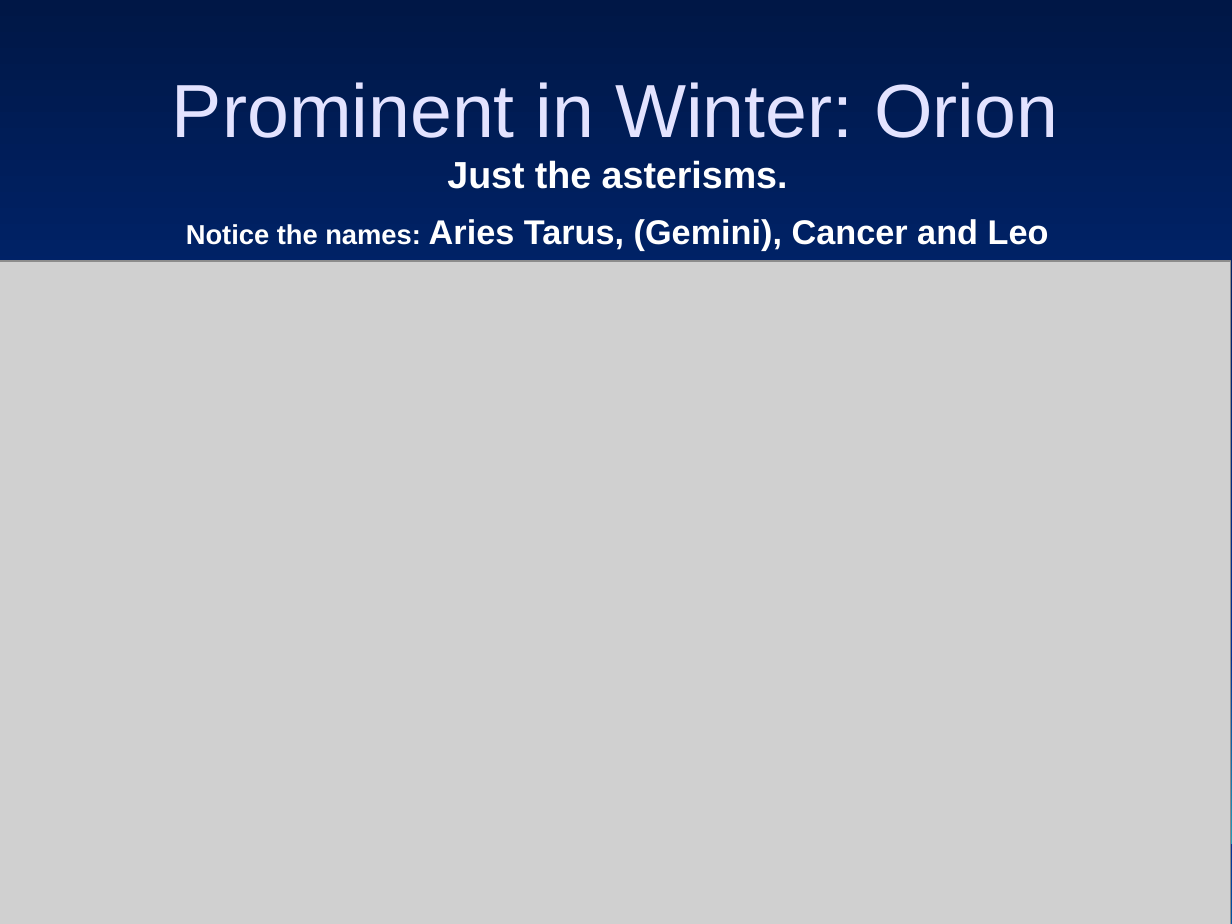
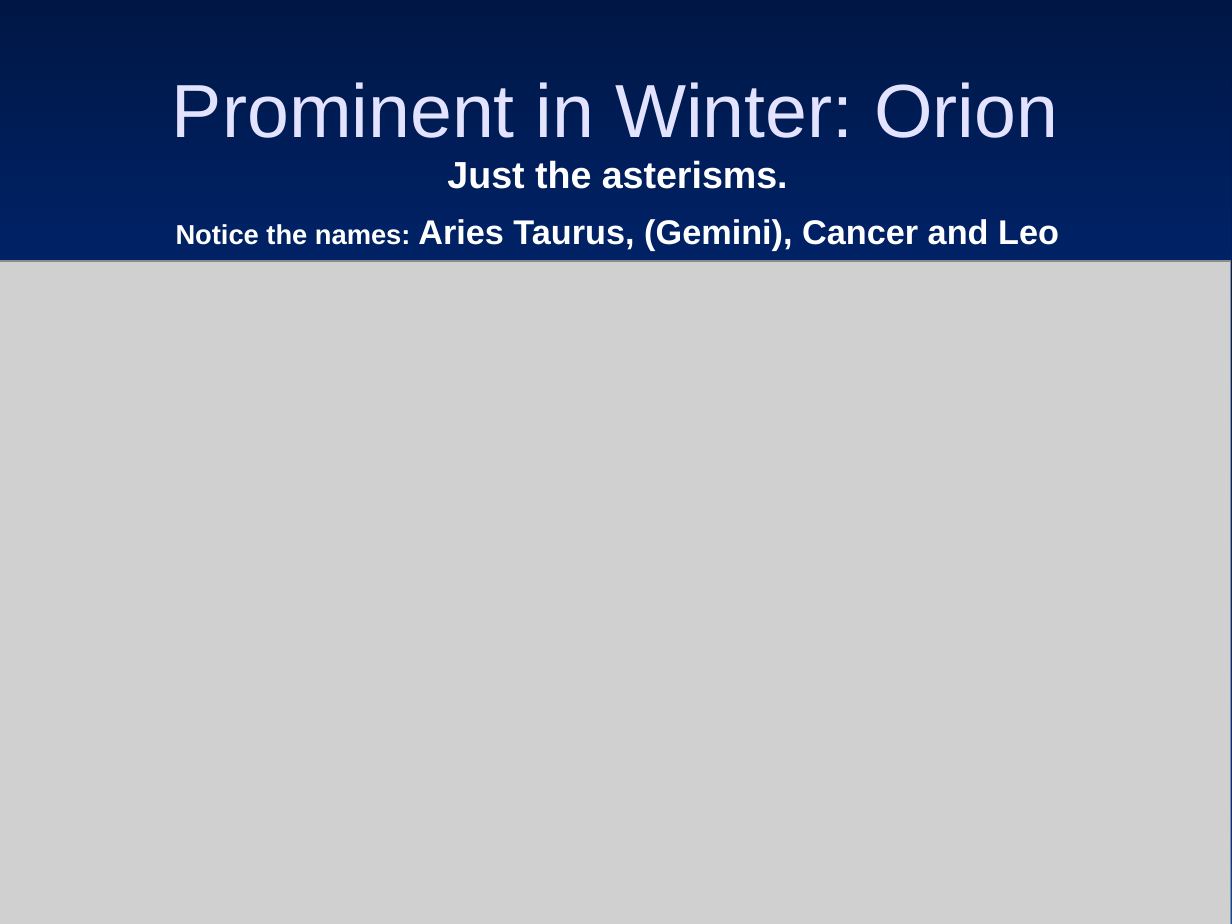
Before and after one commit to ForrestErickson/Asterisms_and_Constelations, a slide deck: slide 16 of Asterisms_and_Constelations.ppt (slide 14 before the commit). Drawn at 1232x924 pixels with LibreOffice and Linux fonts; fonts in the diff are those of the drawing; grey boxes stand for pictures. Boxes give left, top, right and bottom in pixels: in the first picture for what was removed or moved away, otherwise in the second. Text is boxed around its words. In the diff, an @@ line names an element or a change of style, - is before the commit and + after.

```diff
--- a/Asterisms_and_Constelations.ppt
+++ b/Asterisms_and_Constelations.ppt
@@ freeform shape at <box>0,0,1231,657</box>: outline redrawn @@
@@ text at <box>176,219,1059,250</box>: text changed @@
-Notice the names: Aries Tarus, (Gemini), Cancer and Leo
+Notice the names: Aries Taurus, (Gemini), Cancer and Leo
@@ freeform shape at <box>0,657,1231,923</box>: outline redrawn @@
```
Also in this commit, not shown: 15 other slides changed, 2 slides added, 1 other file.
